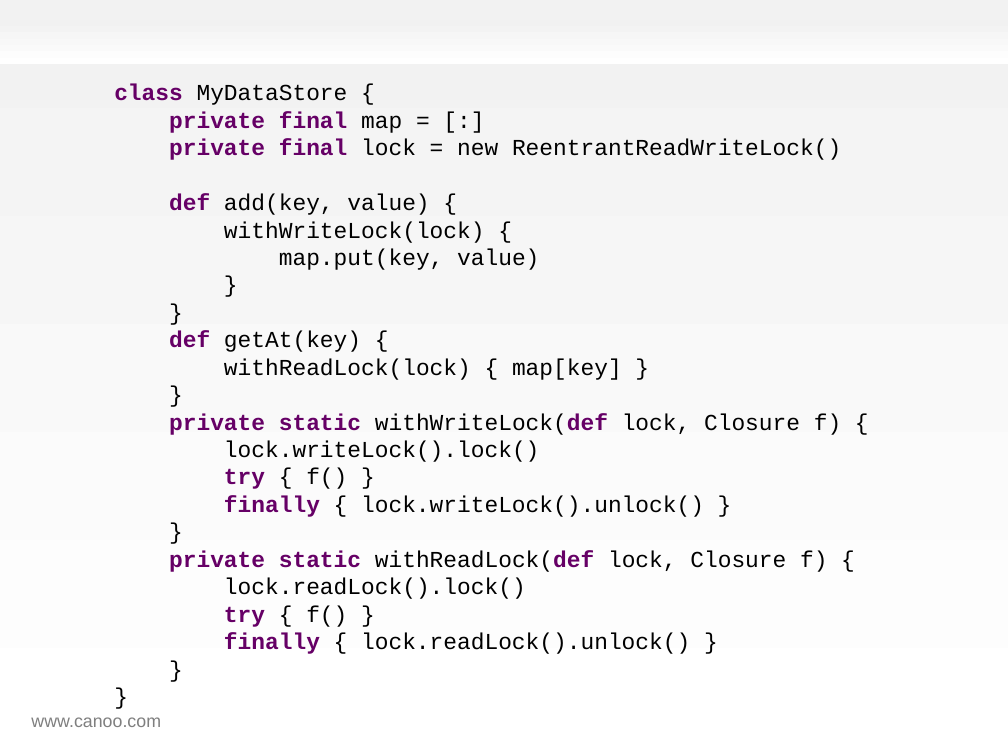
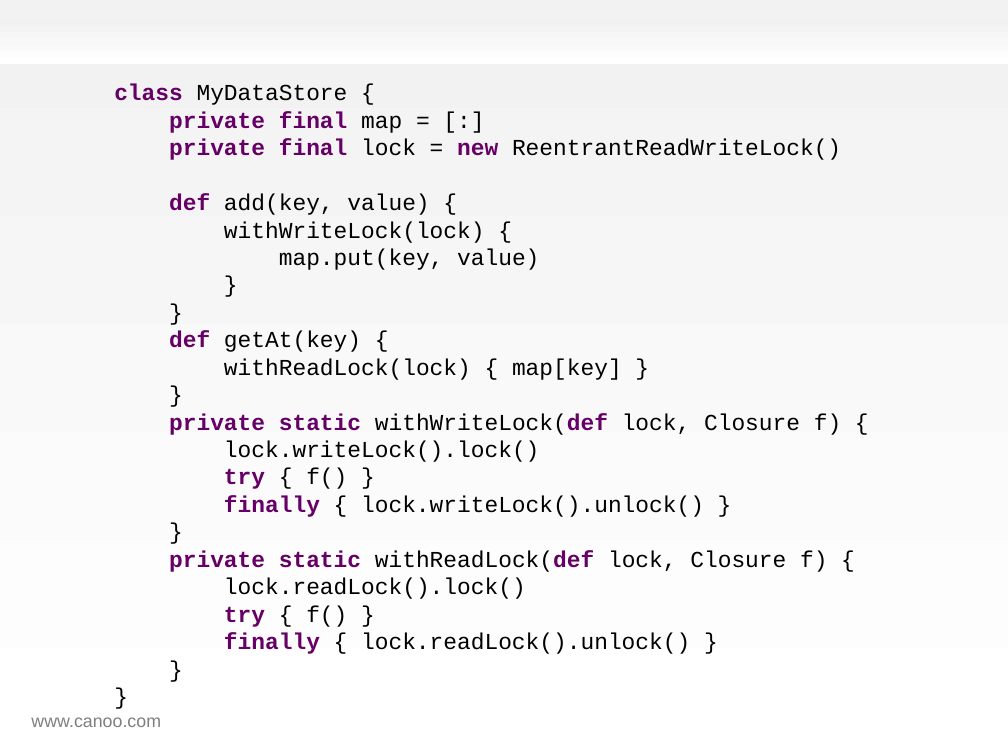
Before and after one commit to HamletDRC/presentations, a slide deck: slide 128 of effectivegroovy/effectivegroovy_gr82011.odp (slide 93 before the commit). Drawn at 1008x756 pixels with LibreOffice and Linux fonts; fonts in the diff are those of the drawing; background and template pictures are left out. Boxes give left, top, right and bottom in pixels: in the first picture for what was removed or moved away, otherwise in the second. Text is boxed around its words. In the diff, an @@ line names an element or a change of style, - is before the commit and + after.

```diff
--- a/effectivegroovy/effectivegroovy_gr82011.odp
+++ b/effectivegroovy/effectivegroovy_gr82011.odp
@@ text "class MyDataStore { private final ..." at <box>114,84,841,654</box>: text colour #000000 to #660066, bold on in "new" @@
```
Also in this commit, not shown: 9 other slides changed, 35 slides added, 5 other files.
